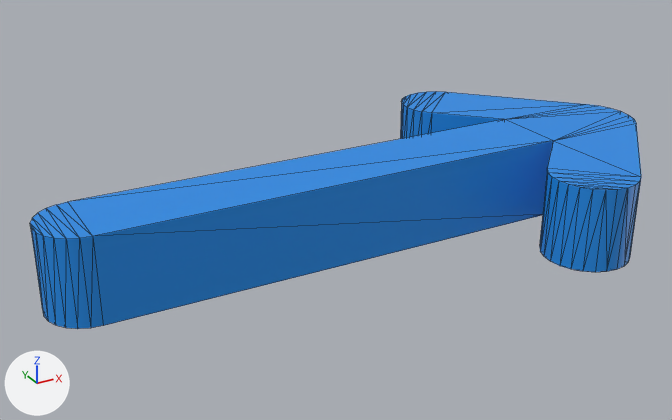
A saved change to the glTF model public/models/arrow-infos.glb.
Rendered twice from a 50 mm lens placed at (-0.226, -0.314, 0.16), pointed at (-0.05, 0.005, 0.0). Arrows for +X, +Y and +Z are at lower left; the lights stay in place. Mesh edges are drawn as thin lines. Where no turn or scale is listed for an object, it has been applied to the vertices. Vertices at the same position are counted once.

Before the edit, the objects in view are built like this:
```python
me_object_5 = bpy.data.meshes.new('Object_5')
me_object_5.from_pydata(...)  # 96 vertices, 188 faces; spans x -0.17..0.11, y -0.074..0.074, z -0.018..0.018
me_object_5.materials.append(mat_arrows)  # blue #1b8be7
ob_object_14 = bpy.data.objects.new('Object_14', me_object_5)
ob_object_14.location = (-0.0062, -0.0006, 0.0044)
```
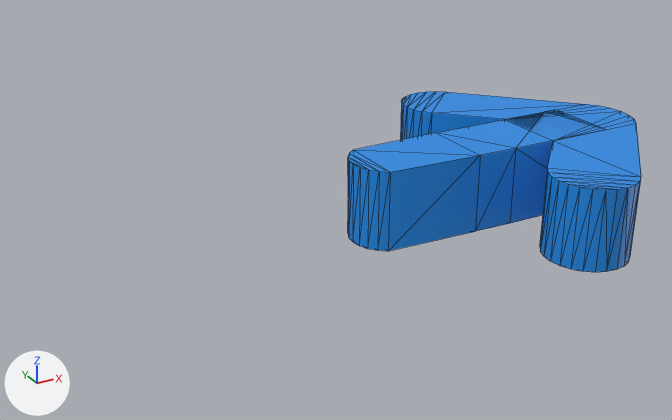
What differs and where, as boxes (x1, y1, x2, y2) in the pictures (672 x 420 px):
'Object_14', reshaped (52% narrower, 24% shorter): before (30, 91, 641, 329); after (348, 91, 641, 272)
part 1 of me_object_5, added (blue): after (348, 110, 604, 251)
part 2 of me_object_5, deleted (blue): before (30, 119, 553, 329)

The change in detail:
me_object_5 is used by ob_object_14; location (-0.0062, -0.0006, 0.0044).
me_object_5 had 96 vertices, 188 faces and spanned x -0.17..0.11, y -0.074..0.074, z -0.018..0.018.
me_object_5 now has 101 vertices, 188 faces and spans x -0.039..0.11, y -0.074..0.074, z -0.018..0.018.
me_object_5 part 1: a new loose piece of 31 vertices spanning x -0.039..0.084, y -0.017..0.017, z -0.018..0.018, in mat_arrows (blue #1b8be7).
Part 2, on me_object_5:
26 vertices are removed from x -0.17..-0.152, y -0.017..0.017, z -0.018..0.018.
54 faces are deleted.
